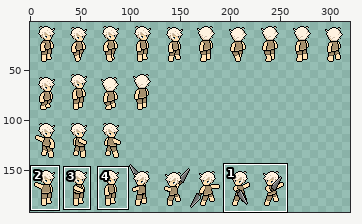
One commit to this sprite sheet: assets/beasts/player.png. Above: a wide view before the commit, with the close-up outlined.
Close-up. First the earlier version:
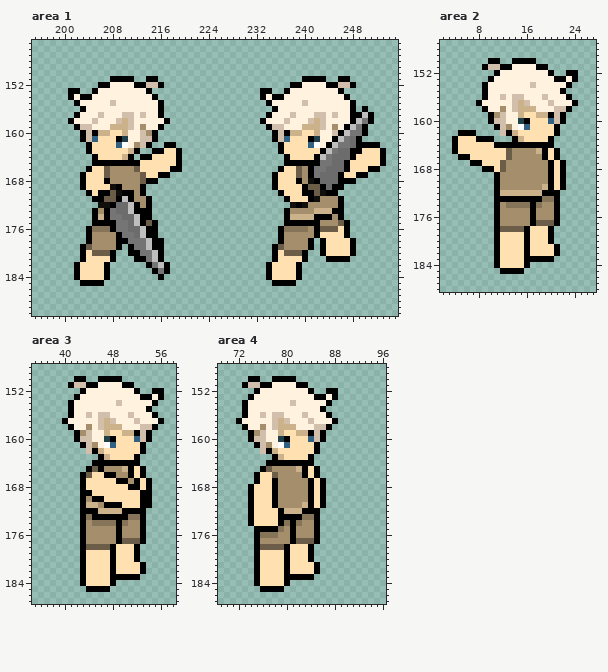
The file is 320x192 pixels. Colours within 5 levels of each other are drawn and written as one. Shown: area 1: x 195..255, y 145..190; area 2: x 2..27, y 147..188; area 3: x 35..58, y 148..187; area 4: x 69..96, y 148..187. The wide view leaves out empty margins. The commit also changed other parts of the picture, which this record leaves out.
The result:
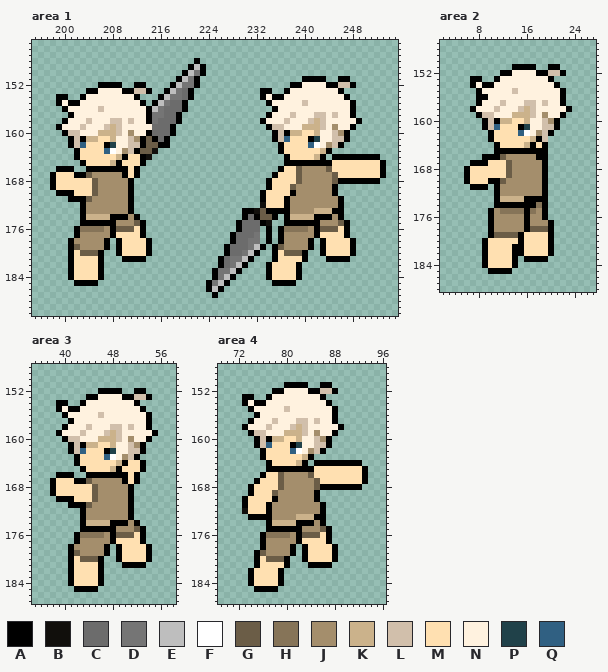
Palette (. is transparent): A #000000  B #110f0c  C #6c6c6c  D #757575  E #bebebe  F #ffffff  G #6b5d47  H #867458  J #a48e6c  K #cbb28b  L #d1bfab  M #ffe0b1  N #fff2df  P #204149  Q #306082
From old to new:
Changed rows in their new state; - is an unchanged pixel.
Area 1:
first column x 198:
148 ------------------------A-------------------------------
149 -----------------------AEA------------------------------
150 ----------------------AEDA------------------------------
151 ----------....--..---AEDA-------------------------------
152 ----------AA..--...-AEDDA-------------------------------
153 ---..-A-----AALL---AEDCA--------------------------------
154 -AA..-N-------A...AEDDCA--------------------------------
155 -ANA------N----A.AEDCCA---------------------------------
156 --ANNN--L-------AEDCCCA-----------------------------.---
157 ---AN---N---NN-NADDCCA-----------------------------...--
158 --AN--LN--L-N---ADCCCA----------------------------NA..--
159 -ANNN-N--L-LNN-N-CCCA----------------------------NA..---
160 --ALLNNN--KLNJ-NACCCA---------------------------JA...---
161 ---AL-KK--KNNLJAG-CA---------------------------LLA..----
162 ---ALQM--APNNLLAGGA-.-------------------------JLA......-
163 ----AMM--QFNJL-GGB....-----------------------KA.........
164 ----AMMM---KAMM-B.....----------------------KA.AAA-AAAA.
165 -----AMMMMK-MMMA......-----------------------AAMMM------
166 -AAA---AAAAAAMA.......---------------------JJJGMMM---MMA
167 AMMMA-GJJJ--AMA.....-----------------------JJJJGM--MMMMA
168 AMMMMM-GJJ---A....------------------AM---G-JJJJG---AAAA-
169 AMMMMM-GJJJJ-A..--------------------AM--GJJJJJJ-.-------
170 -AAAMMMGJJJJJ-..-------------------AMMM-AJJJJJJ---------
171 ---AAAGJJJJJJ-...------------------AMMM-JJJJJ-----------
172 -----AJJJJJJJA...------------------BMMMAJJJ-------------
173 -----AJJ-JJJJA...---------------AABGAAA-----------------
174 -----AKK-KAAAJA..---------------ACAGGA------------------
175 -----AA----JJJG-..-------------ACCCAB-------------------
176 ----AHH--J-GGGMA..-------------ACCC-A-------------------
177 ----AJJ---AMMMMA..------------ACCCD-A-------------------
178 ---AJJJ--A.-MMMMA..-----------ACCDD-A-------------------
179 ---AGJJ--A.-MMMMA..----------ACCCDEA--------------------
180 ---AMGG-A..AMMMMA..----------ACCDEA---------------------
181 ---AMM--A..-AA--...---------ACDDEA----------------------
182 ---AM---A.------....--------ACDEA-----------------------
183 ---AM---A.-------...-------ADDEA------------------------
184 ---AM---A.--------.--------ADEA-------------------------
185 ----A---.-----------------ADEA--------------------------
186 --------------------------AEA---------------------------
187 ---------------------------A----------------------------
Area 2:
first column x 4:
150 ------..--....-------
151 -----.....AAAA..AA---
152 -------.AA----AALLA..
153 ---AA-.A--------A....
154 ---AN-A------N---A..-
155 ----AN----L----------
156 ----A---N-NN---N--A.-
157 --------L-NN-L-LN-A..
158 ---ANN-LN-NL-L---NN--
159 ----ALLNN-K-KLNJNN---
160 -----ALAKKMMKNNLJA.--
161 -----ALQMMMAPNNLL----
162 -...--AMMMMQFNJLA.---
163 ......-MMMMM-KAL.----
164 .......-MMMMK-M-.----
165 .......AAAAAAAA-..---
166 -....AAAGJ----A-..---
167 -----A--MG-----A...--
168 --AMMMM-MG-----A...--
169 --AMMMMMMG-----A...--
170 --AMMMA-G------A...--
171 ---AAA---------A...--
172 --------JJJJJJJ-..---
173 --------KKKK---A..---
174 --------AAAAA--A..---
175 ------AJHHHHAH-A..---
176 ------AJ----AJ-A..---
177 ------AJ----AJJJA.---
178 ------AJJJJJ-GGG-----
179 ------AGGGGAM--------
180 -----AMM---AM--------
181 -----AMM--AAM---A.---
182 -----AMM--AAM---A.---
183 -----AMM--A.----.----
184 -----AMM--A..--------
185 ------AA--..---------
Area 3:
first column x 38:
150 ----..--....-------
151 ---...........-----
152 -----...AAAA..-A-..
153 ----..AA----AALL-..
154 -AA..A-----N--A...-
155 -AN-A----------A.--
156 --AN--N--N---N--A.-
157 --.A----NNN---N-A..
158 --AN--L-NNLL-L-NA.-
159 -ANNNLN--LKLNNNNNA-
160 --ALLNN-KKKLNJNN---
161 ---AL-KKMMKNNLJ----
162 ---ALQMMMAPNNLL----
163 ----AMMMMQFNJL-----
164 ----AMMMMMMK-MMA---
165 -----AMMMMKAMM-----
166 -AAA-.AAA--AAMA.---
167 AMMMA-GJJJJJ-M-..--
168 AMMMMM-GJJJJJ-...--
169 AMMMMMMGJJJJJA...--
170 -AAAMMMGJJJJJA...--
171 ---AA-GJ-JJJJA...--
172 ------JJJJJJJ-..---
173 ------JJJJJJJA..---
174 ------KKKKA-A-A.---
175 ------AAAAAJ--G----
176 ----AHHHH-AGGGM----
177 ----AJ----AMMMM----
178 ---AJJJJJA.A--MMA--
179 ---AGJJJJA.A--MMA--
180 ---AMGGGA..A--MMA--
181 ---AMM--A...AAA----
182 ---AMM--A.......---
183 ---AMM--A......----
184 ---AMM--A..--------
185 ----AA--..---------
Area 4:
first column x 72:
150 --..--....------------
151 -.......AA----AA------
152 ---...AA-----ALL------
153 -A-..A-------N-..-----
154 ---AA----N------------
155 -.A-----L-----NNA-----
156 -..AN-NN---N---NA-----
157 ..A----NN-LLNL--------
158 ----NLNNNLKL-NNNNA----
159 ---L---NKK-LNJNNA-----
160 --.A-AKKM-KNN-JA------
161 -----QMMMAPNNLLA------
162 ----AMM--QFNJLA-------
163 ----AMMM---K----------
164 ------MMMMK-.AAAAAAAA-
165 ----.AAAAAA-AMMMMMMMMA
166 ---.A-MG---JGMMMMMMMMA
167 ------MG----JGMMMMMMMA
168 ------MG----JG-AAAAAA-
169 ------G-----JA.-------
170 -AM---------JA.-------
171 -AM--AJ----JJJ--------
172 -BM--AJJJJJJJJA-------
173 ---AAAJJJJKKK-A-------
174 --...AKKKKAAAJA-------
175 ---..--AA-A--JGA------
176 ---.A--HHJAGGGMA------
177 ---.A----JAMMMMA------
178 ---.AJJJJA.AMMMMA-----
179 ----GJJJJA.AMMMMA-----
180 -----GGG-..AMMMMA-----
181 ---------...A-AA------
182 --AM---A......--------
183 --AM---A.....---------
184 --AM---A.-------------
185 ---A---.--------------
Boxes around the changes in both close-ups, in picture pixels (x1, y1, x2, y2):
changed: (50, 58, 206, 286)
changed: (206, 106, 386, 298)
changed: (452, 58, 578, 274)
changed: (50, 376, 164, 592)
changed: (236, 376, 368, 592)
